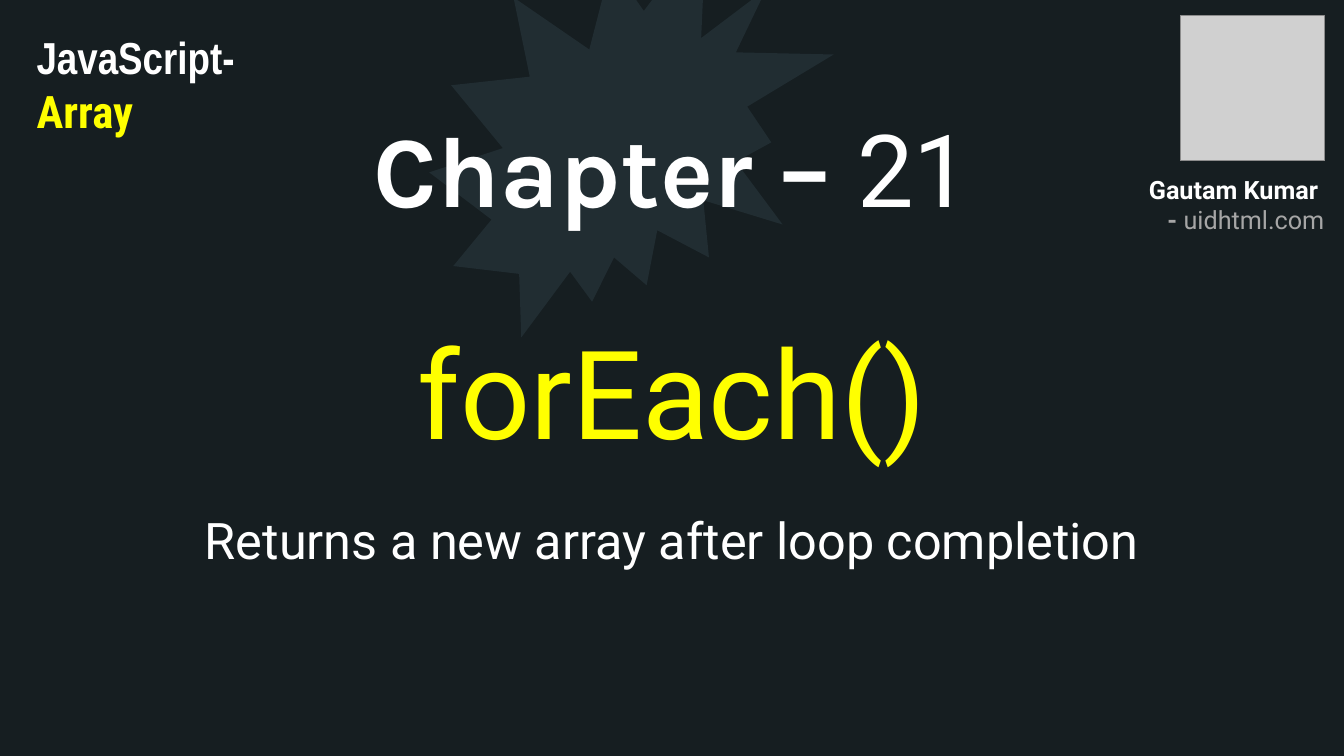
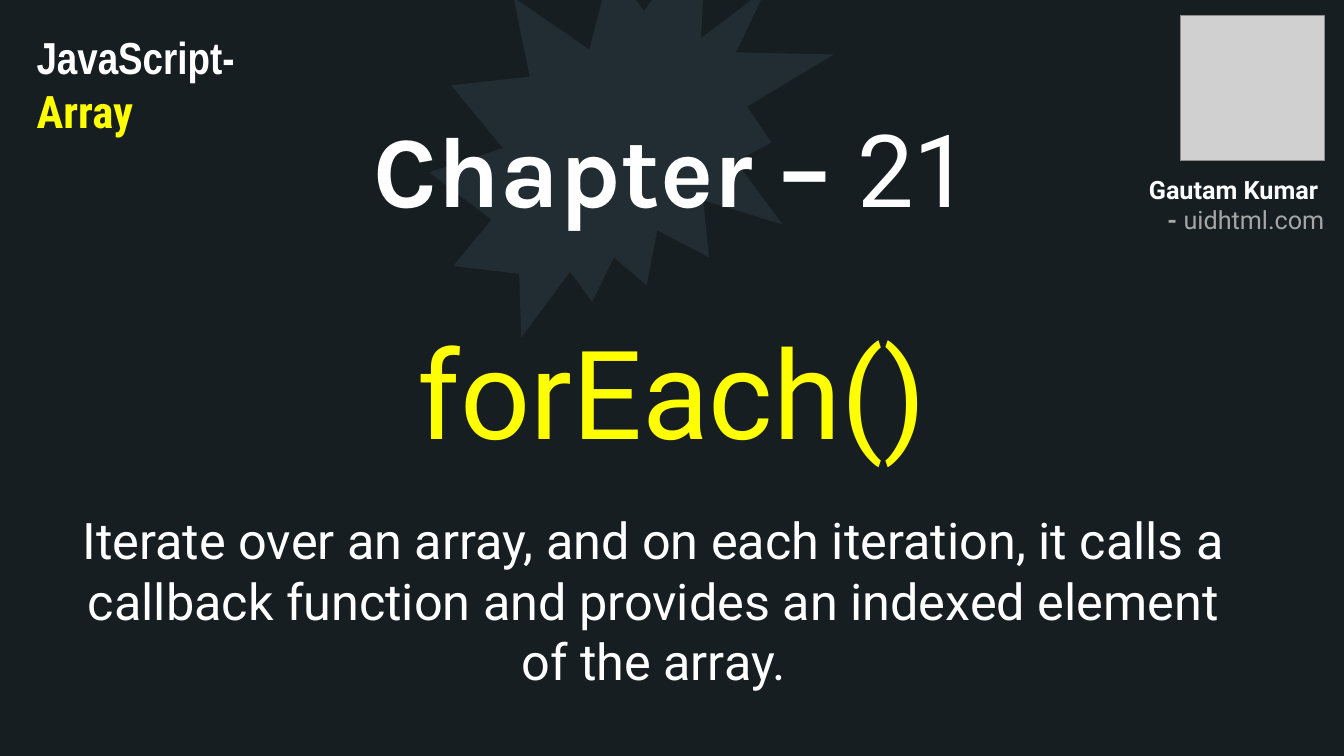
Before and after one commit to uidhtml/javascript-tutorials, a slide deck: slide 71 of Javascript Tutorials.pptx. Drawn at 1344x756 pixels with LibreOffice and Linux fonts; fonts in the diff are those of the drawing; grey boxes stand for pictures. Boxes give left, top, right and bottom in pixels: in the first picture for what was removed or moved away, otherwise in the second. Text is boxed around its words. In the diff, an @@ line names an element or a change of style, - is before the commit and + after.

Commit message:
Added chapter 22

```diff
--- a/Javascript Tutorials.pptx
+++ b/Javascript Tutorials.pptx
@@ text at bbox=[83, 521, 1223, 691]: text changed @@
-Returns a new array after loop completion
+Iterate over an array, and on each iteration, it calls a callback function and provides an indexed element of the array.
```
Also in this commit, not shown: 1 other slide changed, 12 other files.
